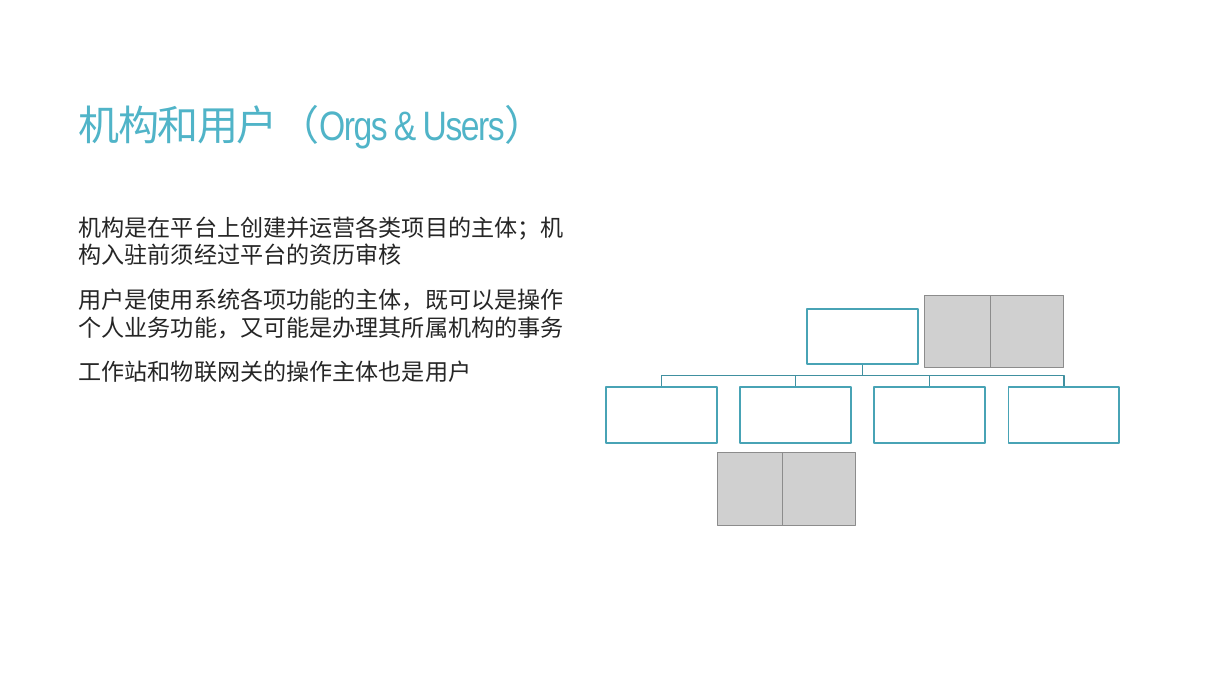
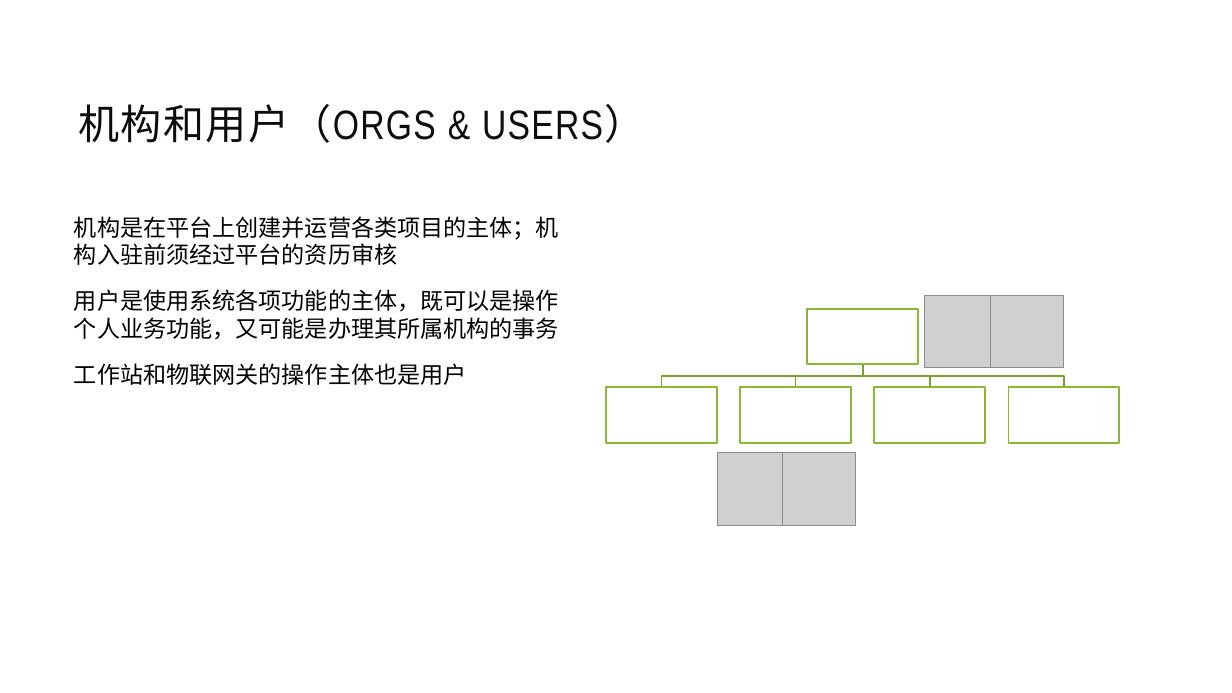
Before and after one commit to jzgi/chainfx, a slide deck: slide 9 of Docs/品链框架.pptx (slide 7 before the commit). Drawn at 1232x693 pixels with LibreOffice and Linux fonts; fonts in the diff are those of the drawing; grey boxes stand for pictures. Boxes give left, top, right and bottom in pixels: in the first picture for what was removed or moved away, otherwise in the second. Text is boxed around its words. In the diff, an @@ line names an element or a change of style, - is before the commit and + after.

```diff
--- a/Docs/品链框架.pptx
+++ b/Docs/品链框架.pptx
@@ title at (x1=79, y1=104, x2=646, y2=143): text changed; text colour #50B4C8 to #0D0D0D @@
-机构和用户（Orgs & Users）
+机构和用户（ORGS & USERS）
@@ text "机构是在平台上创建并运营各类项目的主体；机构入驻前须经过平台的资历审核" at (x1=74, y1=216, x2=559, y2=385): text colour #262626 to #000000; more space between paragraphs @@
@@ outline #4090A0 1 pt to #7BA32D 1.25 pt in 4 elements at (x1=863, y1=364, x2=1065, y2=387), (x1=863, y1=364, x2=931, y2=387), (x1=796, y1=364, x2=863, y2=387), (x1=662, y1=364, x2=863, y2=387) @@
@@ outline #49A3B6 1.5 pt to #8BB833 1.5 pt in 5 elements at (x1=808, y1=309, x2=919, y2=364), (x1=606, y1=387, x2=717, y2=443), (x1=740, y1=387, x2=851, y2=443), (x1=874, y1=387, x2=985, y2=443), (x1=1009, y1=387, x2=1120, y2=443) @@
```
Also in this commit, not shown: 15 other slides changed, 2 slides added, 20 slides removed, 17 other files.
